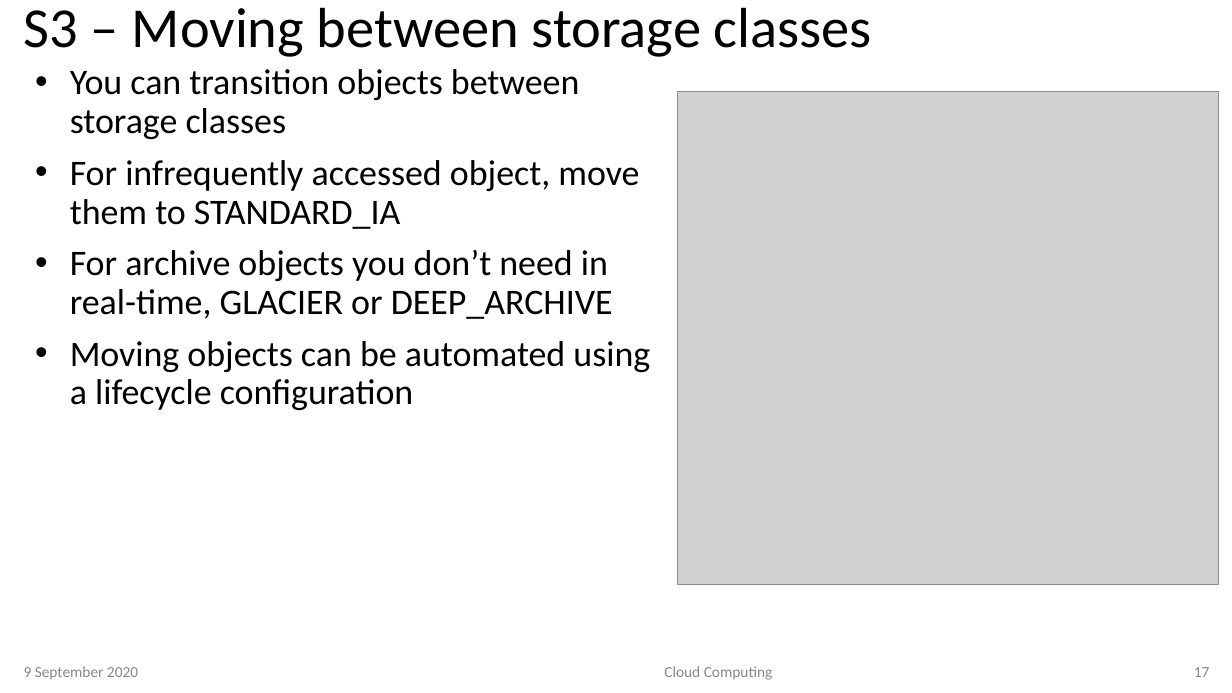
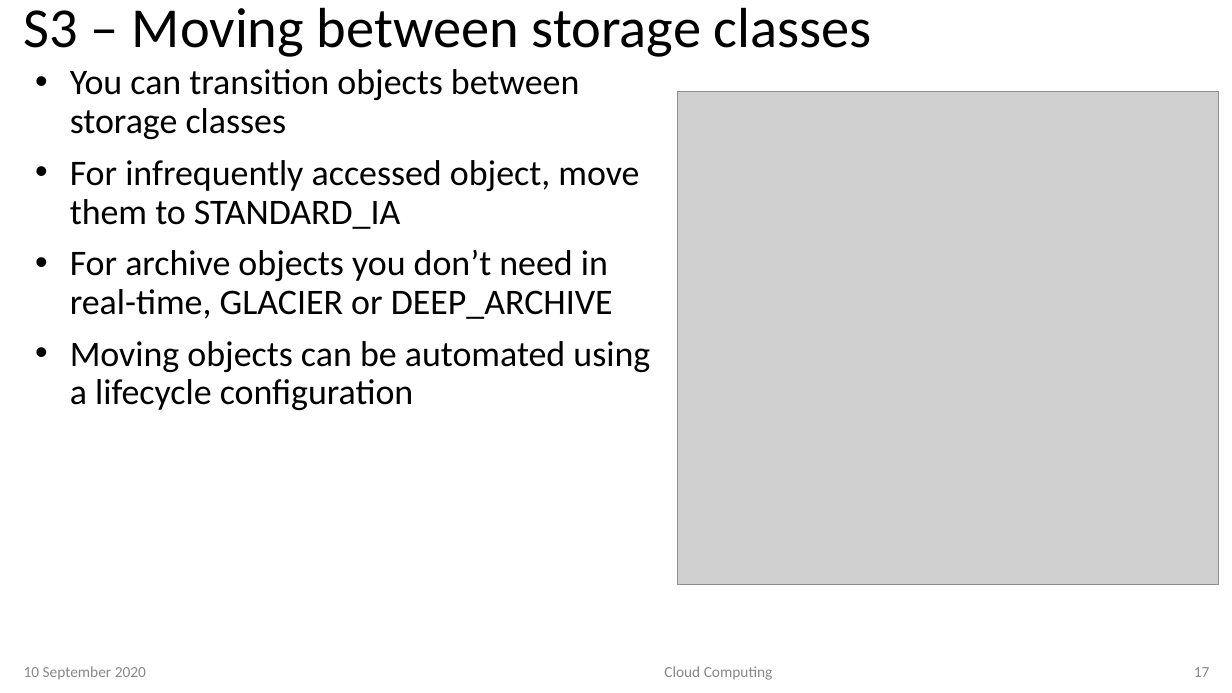
Before and after one commit to atingupta2005/Docker-Kubernetes-AWS-LnT-Aug-2020, a slide deck: slide 17 of Training Material/AWS/4-Cloud Storage with AWS.pptx. Drawn at 1232x693 pixels with LibreOffice and Linux fonts; fonts in the diff are those of the drawing; grey boxes stand for pictures. Boxes give left, top, right and bottom in pixels: in the first picture for what was removed or moved away, otherwise in the second. Text is boxed around its words. In the diff, an @@ line names an element or a change of style, - is before the commit and + after.

```diff
--- a/Training Material/AWS/4-Cloud Storage with AWS.pptx
+++ b/Training Material/AWS/4-Cloud Storage with AWS.pptx
@@ text at [24,666,146,679]: text changed @@
-9 September 2020
+10 September 2020
```
Also in this commit, not shown: 38 other slides changed, 3 other files.
